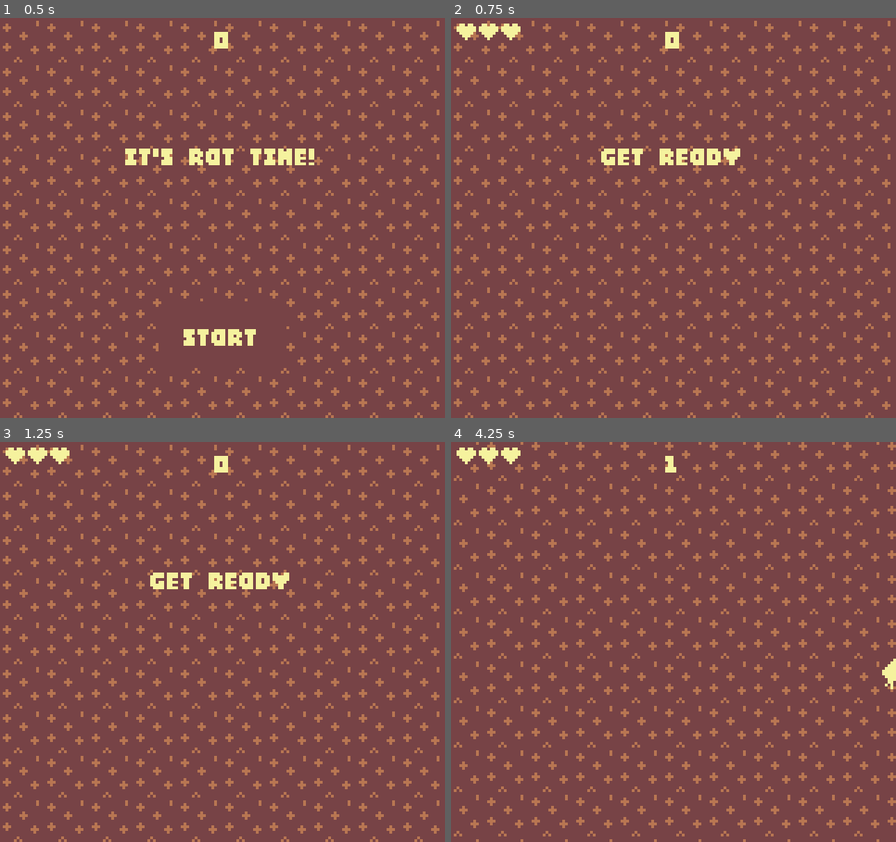
Above: before the commit, frames 1-4 (two rows, left to right).
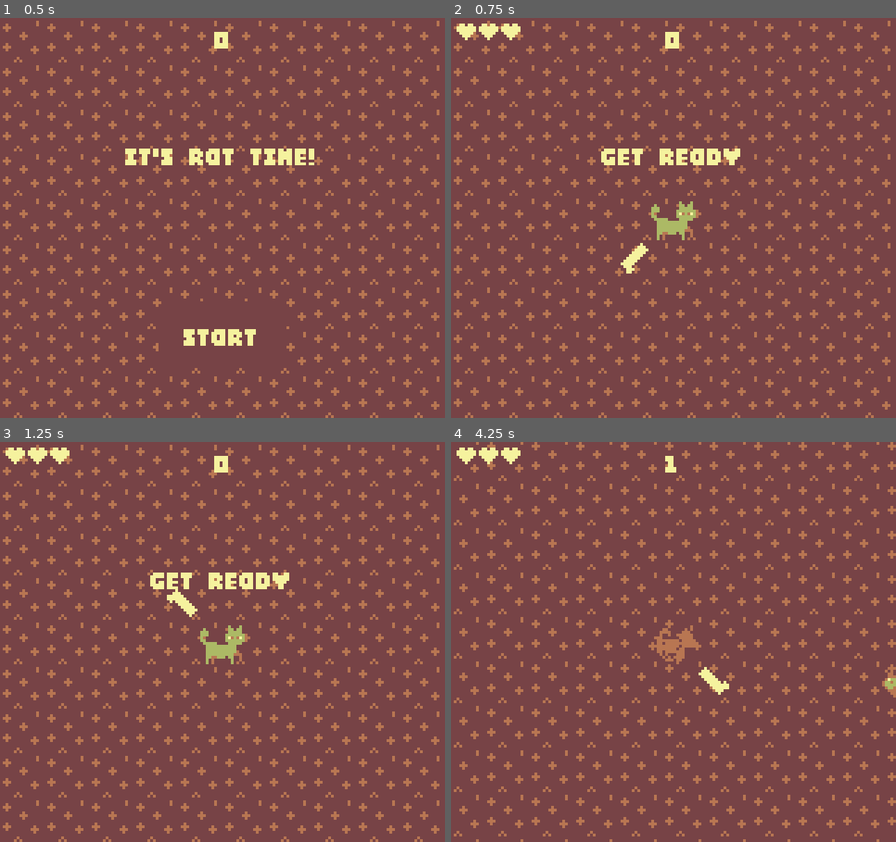
Above: after the commit, the same moments.

Repository: darwinscoat/gameboy-godot-template
Game: Godot game, scene res://main.tscn
Two runs of this game, one before a commit and one after it. Both use one fixed random seed, a clock stepped at 60 frames per second and the inputs below.
Inputs:
- Up to frame 1 (0.5 s): no input
- Up to frame 2 (0.75 s): click "Start" at 0.5 s
- Up to frame 3 (1.25 s): no input
- Up to frame 4 (4.25 s): hold Right (move_right) 1.28-2.03 s; hold Down (move_down) 2.03-2.78 s; hold Right (move_right) 2.78-3.53 s; hold Up (move_up) from 3.53 s (still down)

Frame 1 is identical in both runs. In frame 2, 0.7% of the frame differs, in the area x 38-55%, y 45-64%; in frame 3, 0.7%; in frame 4, 0.8%, in the area x 45-100%, y 45-64%.

Commit message:
feat: fish sword, behaviour changes

Diff:
--- /dev/null
+++ b/fish.tscn
@@ -0,0 +1,17 @@
+[gd_scene format=3]
+
+[ext_resource type="Texture2D" path="res://Assets/Sprites/fish_sword.png" id="1_fish"]
+
+[sub_resource type="CircleShape2D" id="CircleShape2D_fish"]
+radius = 5.0
+
+[node name="Fish" type="Area2D"]
+collision_layer = 16
+collision_mask = 8
+
+[node name="Sprite2D" type="Sprite2D" parent="."]
+texture = ExtResource("1_fish")
+hframes = 4
+
+[node name="CollisionShape2D" type="CollisionShape2D" parent="."]
+shape = SubResource("CircleShape2D_fish")
--- a/mob.gd
+++ b/mob.gd
@@ -3,13 +3,17 @@
 @export var chase_speed: float = 20.0
 @export var turn_speed: float = 10.0
 @export var despawn_distance: float = 200.0
+@export var max_hp = 2
+@export var hit_cooldown = 0.25
+@export var knockback_speed = 100.0
 var target: Node2D
+var hp = 2
+var stun_left = 0.0
 
 # Called when the node enters the scene tree for the first time.
 func _ready():
-	var mob_types = Array($AnimatedSprite2D.sprite_frames.get_animation_names())
-	$AnimatedSprite2D.animation = mob_types.pick_random()
-	$AnimatedSprite2D.play()
+	hp = max_hp
+	$AnimatedSprite2D.play("walk")
 	target = get_tree().get_first_node_in_group("player")
 
 
@@ -18,7 +22,9 @@
 	pass
 
 func _physics_process(delta: float) -> void:
-	if target == null or not target.visible:
+	stun_left = maxf(stun_left - delta, 0.0)
+	$AnimatedSprite2D.modulate = Color(4, 4, 4) if stun_left > 0.0 else Color.WHITE
+	if stun_left > 0.0 or target == null or not target.visible:
 		return
 	var to_player = target.global_position - global_position
 	if to_player.length() > despawn_distance:
@@ -27,3 +33,13 @@
 	var wanted_velocity = to_player.normalized() * chase_speed
 	linear_velocity = linear_velocity.lerp(wanted_velocity, minf(turn_speed * delta, 1.0))
 	$AnimatedSprite2D.flip_h = linear_velocity.x < 0
+
+
+func take_damage(amount, from):
+	if stun_left > 0.0:
+		return
+	hp -= amount
+	stun_left = hit_cooldown
+	linear_velocity = (global_position - from).normalized() * knockback_speed
+	if hp <= 0:
+		queue_free()
--- a/mob.tscn
+++ b/mob.tscn
@@ -100,6 +100,9 @@
 [sub_resource type="RectangleShape2D" id="RectangleShape2D_hit"]
 size = Vector2(8, 8)
 
+[sub_resource type="RectangleShape2D" id="RectangleShape2D_hurt"]
+size = Vector2(14, 14)
+
 [node name="Mob" type="RigidBody2D" unique_id=27830046 groups=["mobs"]]
 gravity_scale = 0.0
 lock_rotation = true
@@ -123,3 +126,10 @@
 
 [node name="CollisionShape2D" type="CollisionShape2D" parent="Hitbox" unique_id=570894438]
 shape = SubResource("RectangleShape2D_hit")
+
+[node name="Hurtbox" type="Area2D" parent="."]
+collision_layer = 8
+collision_mask = 0
+
+[node name="CollisionShape2D" type="CollisionShape2D" parent="Hurtbox"]
+shape = SubResource("RectangleShape2D_hurt")
--- a/player.gd
+++ b/player.gd
@@ -37,7 +37,7 @@
 
 	if velocity.length() > 0:
 		velocity = velocity.normalized() * speed
-		$AnimatedSprite2D.play()
+		$AnimatedSprite2D.play("walk")
 		$AnimatedSprite2D.flip_h = velocity.x < 0
 	else:
 		$AnimatedSprite2D.stop()
--- a/player.tscn
+++ b/player.tscn
@@ -2,6 +2,8 @@
 
 [ext_resource type="Texture2D" uid="uid://dxx75dih33qim" path="res://Assets/Sprites/cat1test.png" id="1_4flbx"]
 [ext_resource type="Script" uid="uid://b54kiy7154yws" path="res://player.gd" id="1_onrkg"]
+[ext_resource type="Script" path="res://sword.gd" id="2_sword"]
+[ext_resource type="PackedScene" path="res://fish.tscn" id="3_fish"]
 
 [sub_resource type="AtlasTexture" id="AtlasTexture_onrkg"]
 atlas = ExtResource("1_4flbx")
@@ -53,10 +55,14 @@
 
 [node name="AnimatedSprite2D" type="AnimatedSprite2D" parent="." unique_id=462967740]
 sprite_frames = SubResource("SpriteFrames_yqs4j")
-animation = &"death"
+animation = &"walk"
 
 [node name="CollisionShape2D" type="CollisionShape2D" parent="." unique_id=54510400]
 position = Vector2(0, 2)
 shape = SubResource("RectangleShape2D_hurt")
 
 [node name="Camera2D" type="Camera2D" parent="." unique_id=201217747]
+
+[node name="Sword" type="Node2D" parent="."]
+script = ExtResource("2_sword")
+fish_scene = ExtResource("3_fish")
--- /dev/null
+++ b/sword.gd
@@ -0,0 +1,43 @@
+extends Node2D
+
+@export var fish_scene: PackedScene
+@export var count = 1
+@export var speed = 180.0
+@export var radius = 20.0
+@export var size = 1
+@export var damage = 1
+
+var angle = 0.0
+
+
+func _ready():
+	rebuild()
+
+
+func rebuild():
+	for fish in get_children():
+		remove_child(fish)
+		fish.queue_free()
+	for i in count:
+		add_child(fish_scene.instantiate())
+
+
+func _process(delta):
+	angle = fmod(angle + deg_to_rad(speed) * delta, TAU)
+	var fishes = get_children()
+	for i in fishes.size():
+		var fish = fishes[i]
+		var a = angle + TAU * i / fishes.size()
+		var step = roundi(fmod(a, TAU) / (TAU / 16)) % 16
+		fish.position = Vector2.from_angle(a) * radius * size
+		fish.scale = Vector2(size, size)
+		fish.rotation = (step / 4) * TAU / 4
+		fish.get_node("Sprite2D").frame = step % 4
+
+
+func _physics_process(_delta):
+	if not is_visible_in_tree():
+		return
+	for fish in get_children():
+		for hurtbox in fish.get_overlapping_areas():
+			hurtbox.get_parent().take_damage(damage, fish.global_position)
Binary file added: Assets/Sprites/fish_sword.png
Not shown, added: Assets/Sprites/fish_sword.png.import
Not shown, added: sword.gd.uid
